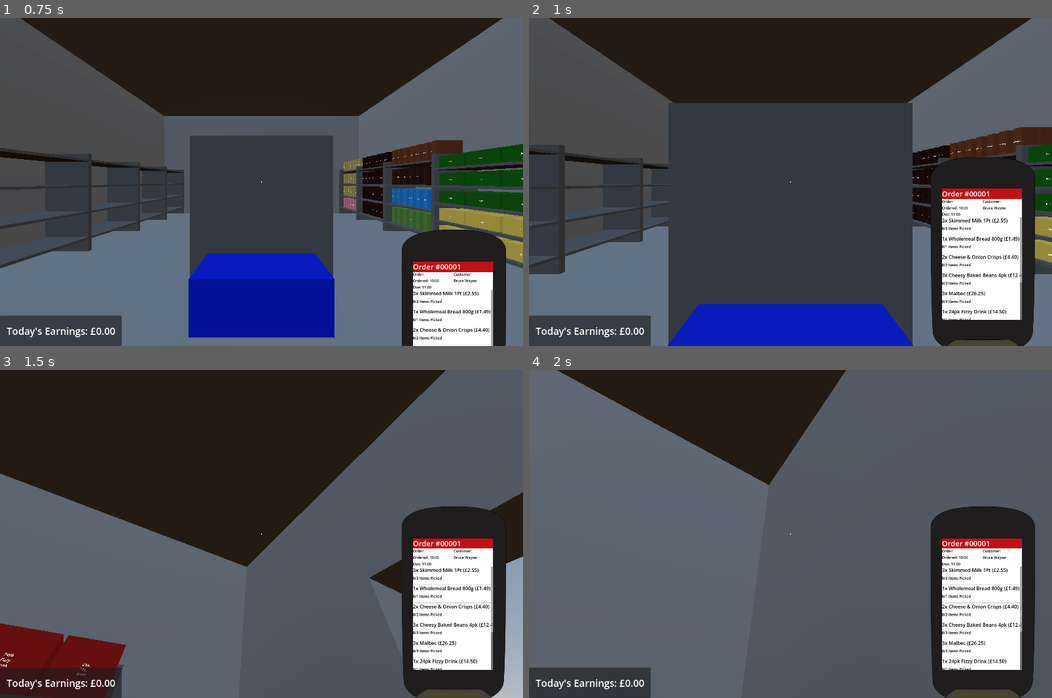
Above: before the commit, frames 1-4 (two rows, left to right).
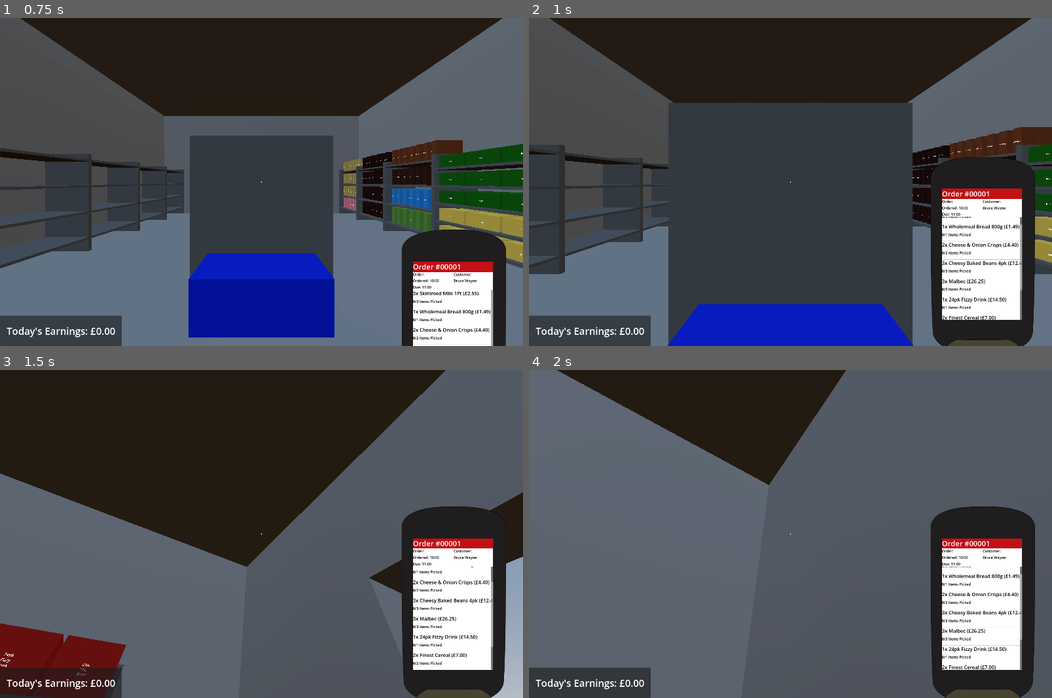
Above: after the commit, the same moments.

Repository: Allus-Interactive/speedy-shopper
Game: Godot game, scene res://game/world/shop/shop.tscn
Same seed, same stepped clock (60 frames per second), same inputs: the game is played once before the commit and once after it.
Inputs (mouse positions are in pixels of both pictures, inside the frame that each line leads up to):
- Up to frame 1 (0.75 s): tap Enter at 0.5 s; move the mouse to (235, 247) at 0.52 s; hold W (forwards) from 0.53 s (still down); tap T (toggle_scanner) at 0.6 s; click (235, 247) at 0.67 s
- Up to frame 2 (1 s): keep holding W (forwards); tap Mouse wheel down (scroll_down, bound only after the commit) at 0.8 s
- Up to frame 3 (1.5 s): keep holding W (forwards); move the mouse to (298, 537) at 1.27 s; tap Mouse wheel down (scroll_down, bound only after the commit) at 1.35 s; click (298, 537) at 1.42 s
- Up to frame 4 (2 s): keep holding W (forwards); tap Mouse wheel up (scroll_up, bound only after the commit) at 1.55 s

Frame 1 is identical in both runs. In frame 2, 1.4% of the frame differs, in the area x 78-95%, y 60-93%; in frame 3, 1.3%; in frame 4, 1.4%, in the area x 78-95%, y 59-92%.

Commit message:
add logic to scroll items list with mouse wheel

Diff:
--- a/godot-project/game/global/game_manager.gd
+++ b/godot-project/game/global/game_manager.gd
@@ -5,7 +5,10 @@
 var daily_earnings: float = 0
 var player_money: float = 0
 
+var is_scanner_open: bool = false
+
 var crate_hold_point: Marker3D = null
 var delivery_crate: DeliveryCrate = null
+var scroll_container: ScrollContainer = null
 
 var order_id: int = 1
--- a/godot-project/game/player/player.gd
+++ b/godot-project/game/player/player.gd
@@ -136,6 +136,14 @@
 	if not is_inspecting_product and Input.is_action_just_pressed("toggle_scanner"):
 		scanner_ui.toggle_scanner()
 
+	# Scroll the items list with the mouse wheel
+	if TheGameManager.is_scanner_open and TheOrderManager.active_order != null:
+		if Input.is_action_just_pressed("scroll_up"):
+			TheGameManager.scroll_container.scroll_vertical -= 40
+
+		if Input.is_action_just_pressed("scroll_down"):
+			TheGameManager.scroll_container.scroll_vertical += 40
+
 	# Check raycast for interactable object
 	if Input.is_action_just_released("interact"):
 		if ray_cast_3d.is_colliding():
--- a/godot-project/game/player/player.tscn
+++ b/godot-project/game/player/player.tscn
@@ -117,6 +117,3 @@
 [node name="ScannerUI" parent="." unique_id=267252903 instance=ExtResource("2_b2mth")]
 offset = Vector2(1320, 0)
 transform = Transform2D(1, 0, 0, 1, 1320, 0)
-closed_y = null
-open_y = null
-slide_duration = null
--- a/godot-project/game/ui/scanner/scanner_ui.gd
+++ b/godot-project/game/ui/scanner/scanner_ui.gd
@@ -16,6 +16,7 @@
 @onready var order_details: Label = $ScannerContainer/Screen/CurrentOrderView/VBoxContainer/OrderDetailsContainer/VBoxDelivery/OrderDetails
 @onready var delivery_details: Label = $ScannerContainer/Screen/CurrentOrderView/VBoxContainer/OrderDetailsContainer/VBoxDelivery/DeliveryDetails
 @onready var customer_details: Label = $ScannerContainer/Screen/CurrentOrderView/VBoxContainer/OrderDetailsContainer/VBoxCustomer/CustomerDetails
+@onready var scroll_container: ScrollContainer = $ScannerContainer/Screen/CurrentOrderView/VBoxContainer/ScrollContainer
 @onready var items_list: VBoxContainer = $ScannerContainer/Screen/CurrentOrderView/VBoxContainer/ScrollContainer/ItemsList
 # Available Orders View
 @onready var available_items_list: VBoxContainer = $ScannerContainer/Screen/AvailableOrdersView/VBoxContainer/AvailableOrdersScroll/AvailableItemsList
@@ -25,10 +26,10 @@
 @onready var item_label_scene = preload("res://game/ui/scanner/item_label/item_label.tscn")
 @onready var available_item_label_scene = preload("res://game/ui/scanner/available_item_label/available_item_label.tscn")
 
-var is_open: bool = false
 var is_animating: bool = false
 
 func _ready() -> void:
+	TheGameManager.scroll_container = scroll_container
 	scanner_container.position.y = closed_y
 	initialize_scanner_ui()
 
@@ -42,13 +43,13 @@
 	if is_animating:
 		return
 
-	if is_open:
+	if TheGameManager.is_scanner_open:
 		close()
 	else:
 		open()
 
 func open() -> void:
-	if is_open:
+	if TheGameManager.is_scanner_open:
 		return
 
 	var order = TheOrderManager.active_order
@@ -57,14 +58,14 @@
 	else:
 		initialize_scanner_ui()
 
-	is_open = true
+	TheGameManager.is_scanner_open = true
 	_animate_to(open_y)
 
 func close() -> void:
-	if not is_open:
+	if not TheGameManager.is_scanner_open:
 		return
 
-	is_open = false
+	TheGameManager.is_scanner_open = false
 	_animate_to(closed_y)
 
 func _animate_to(target_y: float) -> void:
@@ -121,6 +122,8 @@
 	for child in items_list.get_children():
 		child.queue_free()
 
+	var button_in_focus: bool = false
+
 	for item in items:
 		var row: ItemLabel = item_label_scene.instantiate()
 
@@ -133,6 +136,10 @@
 		items_list.add_child(row)
 		# populate label data
 		row.populate_data(item_name, required_qty, scanned_qty, price)
+
+		if not button_in_focus:
+			row.focus_on_button()
+			button_in_focus = true
 
 func _build_available_orders_view() -> void:
 	var orders = TheJobManager.available_orders
--- a/godot-project/project.godot
+++ b/godot-project/project.godot
@@ -129,3 +129,13 @@
 "events": [Object(InputEventKey,"resource_local_to_scene":false,"resource_name":"","device":-1,"window_id":0,"alt_press …(195 unchanged characters)…
 ]
 }
+scroll_up={
+"deadzone": 0.2,
+"events": [Object(InputEventMouseButton,"resource_local_to_scene":false,"resource_name":"","device":-1,"window_id":0,"alt_pressed":false,"shift_pressed":false,"ctrl_pressed":false,"meta_pressed":false,"button_mask":0,"position":Vector2(0, 0),"global_position":Vector2(0, 0),"factor":1.0,"button_index":4,"canceled":false,"pressed":false,"double_click":false,"script":null)
+]
+}
+scroll_down={
+"deadzone": 0.2,
+"events": [Object(InputEventMouseButton,"resource_local_to_scene":false,"resource_name":"","device":-1,"window_id":0,"alt_pressed":false,"shift_pressed":false,"ctrl_pressed":false,"meta_pressed":false,"button_mask":0,"position":Vector2(0, 0),"global_position":Vector2(0, 0),"factor":1.0,"button_index":5,"canceled":false,"pressed":false,"double_click":false,"script":null)
+]
+}
